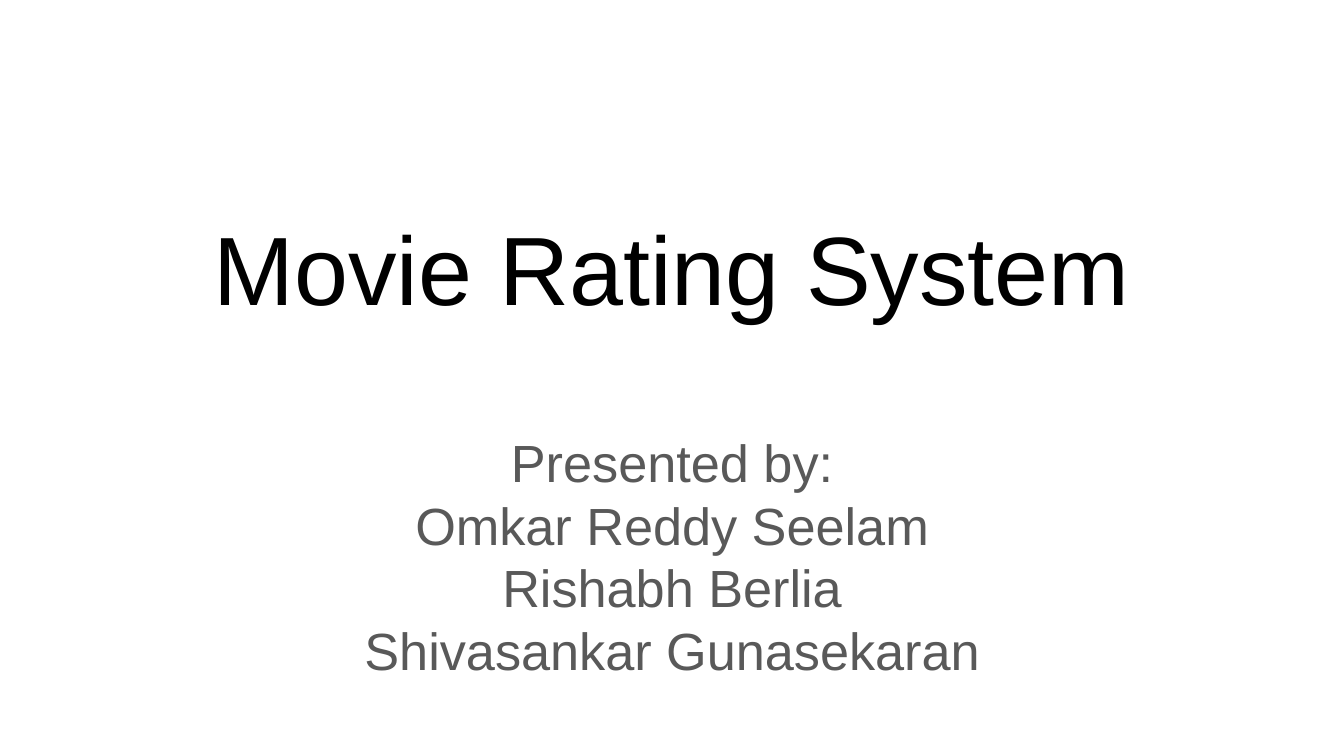
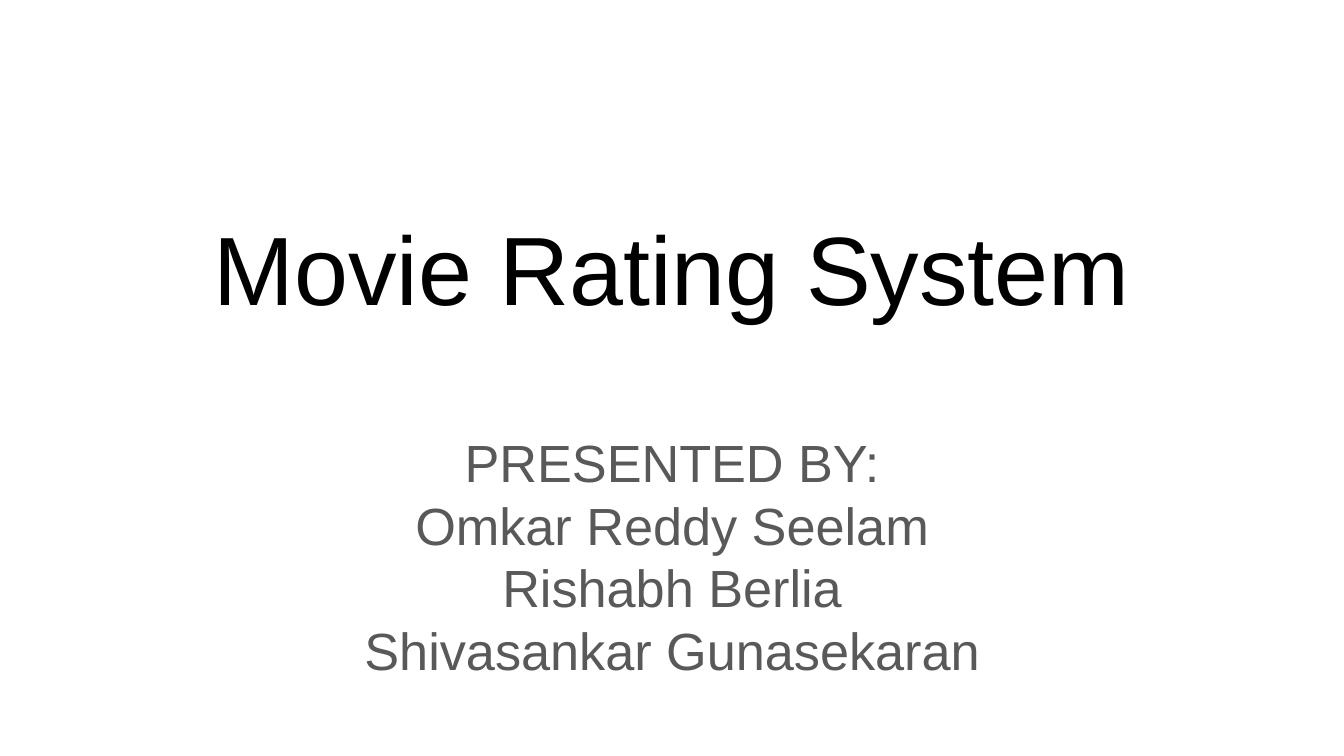
Before and after one commit to berliarishabh/CSCI-5448, a slide deck: slide 1 of 39_Rated-MovieRatingSystem.pptx. Drawn at 1344x756 pixels with LibreOffice and Linux fonts; fonts in the diff are those of the drawing. Boxes give left, top, right and bottom in pixels: in the first picture for what was removed or moved away, otherwise in the second. Text is boxed around its words. In the diff, an @@ line names an element or a change of style, - is before the commit and + after.

```diff
--- a/39_Rated-MovieRatingSystem.pptx
+++ b/39_Rated-MovieRatingSystem.pptx
@@ subtitle at (465,445,879,483): text changed @@
-Presented by:
+PRESENTED BY:
```
Also in this commit, not shown: 3 other slides changed, 2 slides added, 1 slide removed.
